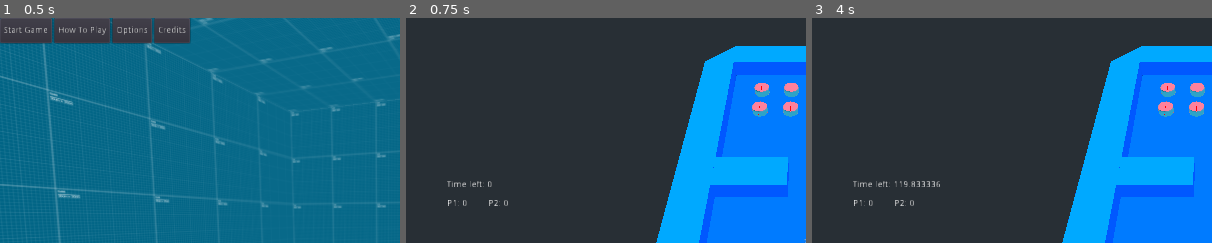
Above: before the commit, frames 1-3 (left to right).
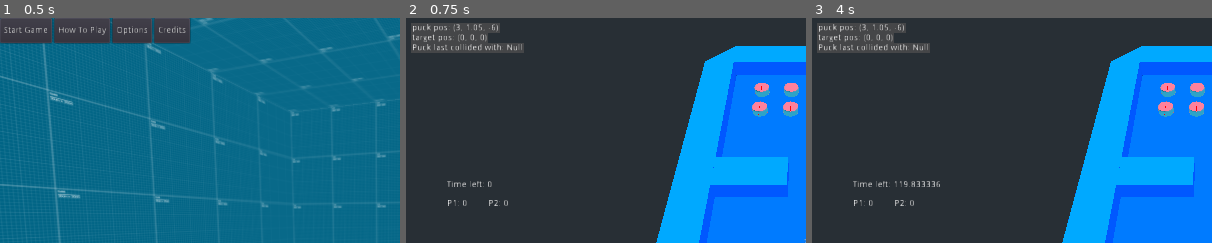
Above: after the commit, the same moments.

Repository: gamkedo-la/puck2000
Game: Godot game, scene res://scenes/MenuMain/MainMenu.tscn
The game is run twice, just before and just after one commit, with the same random seed, the same clock (stepped at 60 frames per second) and the same inputs.
Inputs (mouse positions are % of the whole screen's width and height, from its top left):
- Up to frame 1 (0.5 s): no input
- Up to frame 2 (0.75 s): click "Start Game" at 0.5 s
- Up to frame 3 (4 s): tap Enter (ui_accept) at 1.25, 1.52, 2, 2.27, 2.75, 3.5, 3.77 s; move the mouse to (72, 45) at 1.27 s; tap Space (puck) at 1.35, 2.1, 3.05, 3.6 s; click (72, 45) at 1.42 s; move the mouse to (30, 55) at 2.02 s; click (30, 55) at 2.17 s; move the mouse to (60, 28) at 2.77 s; press the mouse at (60, 28) at 2.78 s; move the mouse to (45, 70) at 3.52 s; release the mouse at (45, 70) at 3.53 s; click (45, 70) at 3.67 s
The pictures show only the part of the screen within x 0-50%, y 0-50%; the shares and areas given below are measured in that part.

Frame 1 is identical in both runs. In frame 2, 3.1% of the frame differs, in the area x 1-30%, y 2-16%; in frame 3, 3.1%.

Commit message:
add debug raycast for AI puck

Diff:
--- a/scenes/GamePlay/GamePlay.tscn
+++ b/scenes/GamePlay/GamePlay.tscn
@@ -9,6 +9,7 @@
 script = ExtResource( 1 )
 Table = ExtResource( 2 )
 Puck = ExtResource( 3 )
+isDebug = true
 round_time = 120.0
 
 [node name="Camera" type="Camera" parent="."]
--- a/scenes/GamePlay/opponent_ai.gd
+++ b/scenes/GamePlay/opponent_ai.gd
@@ -21,6 +21,8 @@
 var pucks_adv = []
 var pucks_rtt = []
 
+#var current_puck:Node = null
+
 func _ready() -> void:
 	_setup_field()
 	pass
@@ -41,6 +43,8 @@
 
 	# if there are no pucks with clearance to Adv locations
 	# then select the first puck closest to an Att location
+
+
 
 	var random_num1 = randi() % selectable_pucks.size()
 	# select puck currently on opponent side
@@ -51,7 +55,8 @@
 	var random_num2 = randi() % opponent_markers_adv.size()
 	var aim_target = opponent_markers_adv[random_num2].transform.origin
 
-	prints(current_puck.transform.origin, aim_target)
+	check_clearance(current_puck, aim_target)
+#	prints(current_puck.transform.origin, aim_target)
 
 #	current_puck.targetDest = aim_target
 #	print(current_puck.targetDest)
@@ -63,6 +68,32 @@
 	current_puck.puck_push(current_puck.cur_dir, 9.0)
 
 	current_puck.isSelected = false
+	pass
+
+
+func check_clearance(puck:Node, target:Vector3) -> void:
+	var rayOrigin = Vector3.ZERO
+	var rayEnd = Vector3.ZERO
+	# get current physics state
+	var space_state = puck.get_world().direct_space_state
+	# set the ray origin
+	rayOrigin = puck.transform.origin
+	# set the ray end point
+	rayEnd = rayOrigin + target
+
+	if puck.isDebug:
+		DebugDraw.draw_line_3d(puck.get_global_transform().origin + Vector3(0,0.2,0), target + Vector3(0,0.2,0), Color(0, 1, 0))
+
+	# get the ray hit
+	var intersection = space_state.intersect_ray(rayOrigin, rayEnd, [], 1)
+#	var intersection = space_state.intersect_ray(rayOrigin, rayEnd)
+	# we want to exclude anything marked on Collision layer 3 "wall" because it messes with the mouse raycast
+	# if there is a proper ray hit get its position and rotate towards it
+	if not intersection.empty():
+		print("asdjaosidj")
+#		var pos = Vector3(intersection.position.x, 0.0, intersection.position.z)
+#		var look_here = Vector3(pos.x, rayOrigin.translation.y, pos.z)
+
 	pass
 
 
